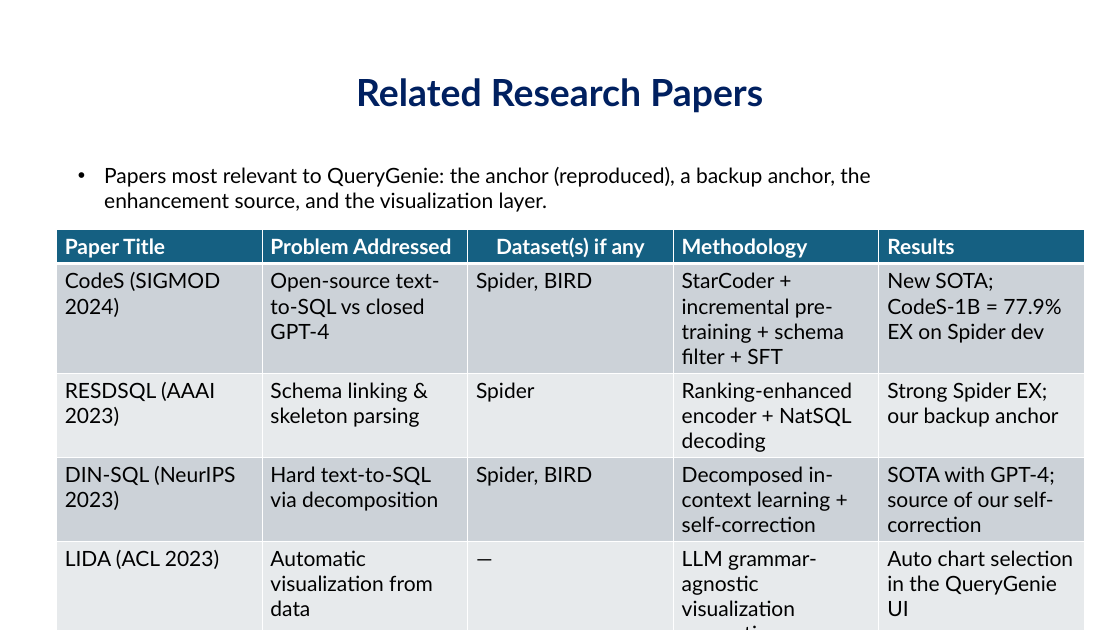
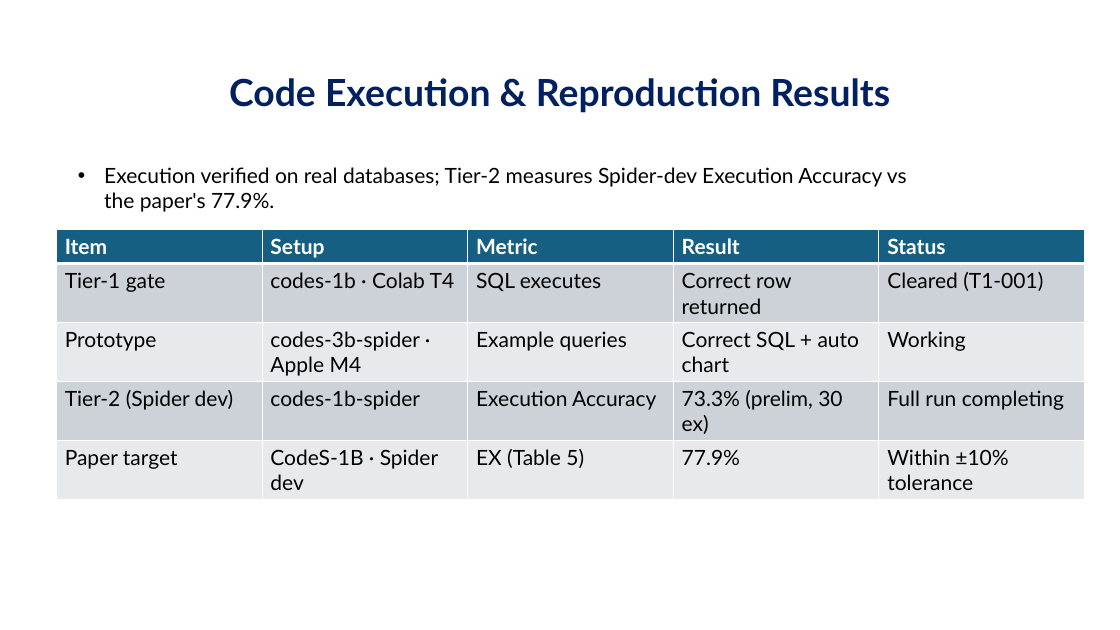
Before and after one commit to jayakanthh/QueryGenie, a slide deck: slide 6 of docs/reviews/Review2_QueryGenie.pptx (slide 4 before the commit). Drawn at 1120x630 pixels with LibreOffice and Linux fonts; fonts in the diff are those of the drawing; background and template pictures are left out. Boxes give left, top, right and bottom in pixels: in the first picture for what was removed or moved away, otherwise in the second. Text is boxed around its words. In the diff, an @@ line names an element or a change of style, - is before the commit and + after.

```diff
--- a/docs/reviews/Review2_QueryGenie.pptx
+++ b/docs/reviews/Review2_QueryGenie.pptx
@@ title at <box>229,78,890,113</box>: text changed @@
-Related Research Papers
+Code Execution & Reproduction Results
@@ text at <box>104,167,907,212</box>: text changed @@
-• Papers most relevant to QueryGenie: the anchor (reproduced), a backup anchor, the enhancement source, and the visualization layer.
+• Execution verified on real databases; Tier-2 measures Spider-dev Execution Accuracy vs the paper's 77.9%.
@@ table at <box>56,230,1086,494</box> @@
-row 1: Paper Title | Problem Addressed | Dataset(s) if any | Methodology | Results
+row 1: Item | Setup | Metric | Result | Status
-row 2: CodeS (SIGMOD 2024) | Open-source text-to-SQL vs closed GPT-4 | Spider, BIRD | StarCoder + incremental pre-training + schema filter + SFT | New SOTA; CodeS-1B = 77.9% EX on Spider dev
+row 2: Tier-1 gate | codes-1b · Colab T4 | SQL executes | Correct row returned | Cleared (T1-001)
-row 3: RESDSQL (AAAI 2023) | Schema linking & skeleton parsing | Spider | Ranking-enhanced encoder + NatSQL decoding | Strong Spider EX; our backup anchor
+row 3: Prototype | codes-3b-spider · Apple M4 | Example queries | Correct SQL + auto chart | Working
-row 4: DIN-SQL (NeurIPS 2023) | Hard text-to-SQL via decomposition | Spider, BIRD | Decomposed in-context learning + self-correction | SOTA with GPT-4; source of our self-correction
+row 4: Tier-2 (Spider dev) | codes-1b-spider | Execution Accuracy | 73.3% (prelim, 30 ex) | Full run completing
-row 5: LIDA (ACL 2023) | Automatic visualization from data | — | LLM grammar-agnostic visualization generation | Auto chart selection in the QueryGenie UI
+row 5: Paper target | CodeS-1B · Spider dev | EX (Table 5) | 77.9% | Within ±10% tolerance
```
Also in this commit, not shown: 8 other slides changed.
